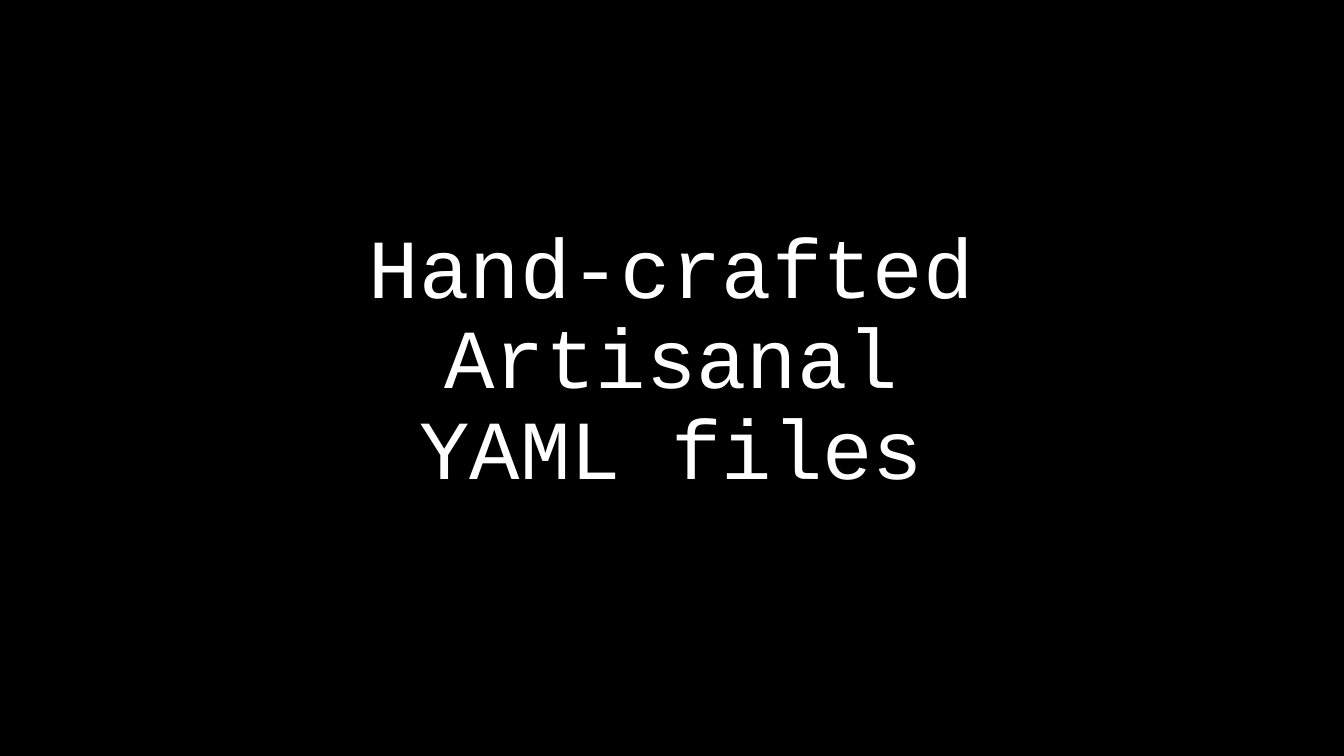
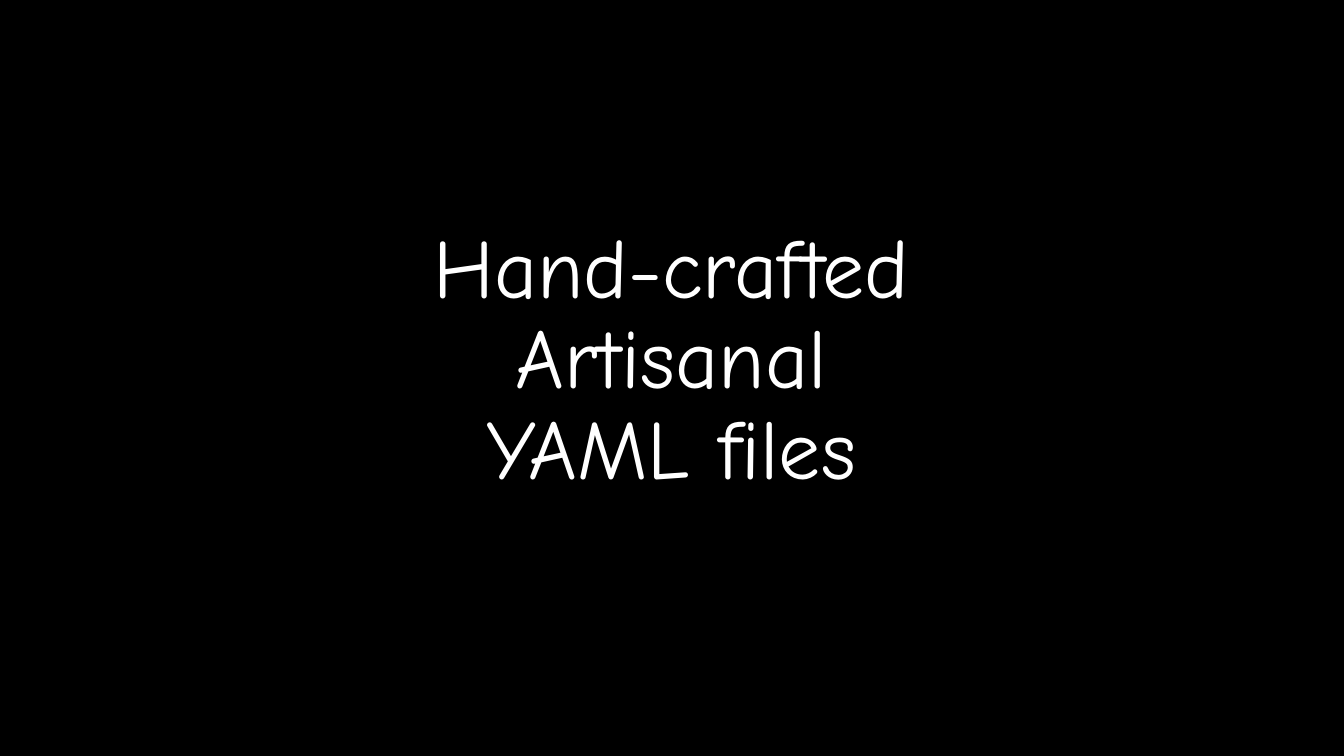
Before and after one commit to RendleLabs/LDNUG2022, a slide deck: slide 10 of OpenAPI.pptx (slide 5 before the commit). Drawn at 1344x756 pixels with LibreOffice and Linux fonts; fonts in the diff are those of the drawing. Boxes give left, top, right and bottom in pixels: in the first picture for what was removed or moved away, otherwise in the second. Text is boxed around its words. In the diff, an @@ line names an element or a change of style, - is before the commit and + after.

```diff
--- a/OpenAPI.pptx
+++ b/OpenAPI.pptx
@@ title "Hand-crafted Artisanal YAML files" at <box>433,240,909,480</box>: font Courier New to Comic Neue @@
```
Also in this commit, not shown: 3 other slides changed, 14 slides added, 1 slide removed, 4 other files.
